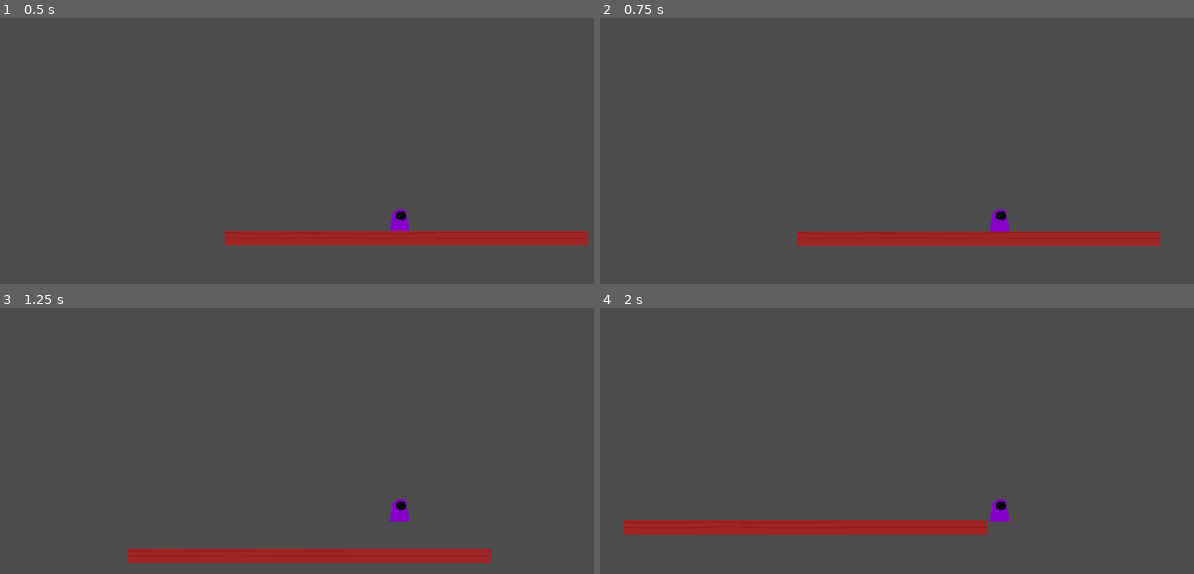
Above: before the commit, frames 1-4 (two rows, left to right).
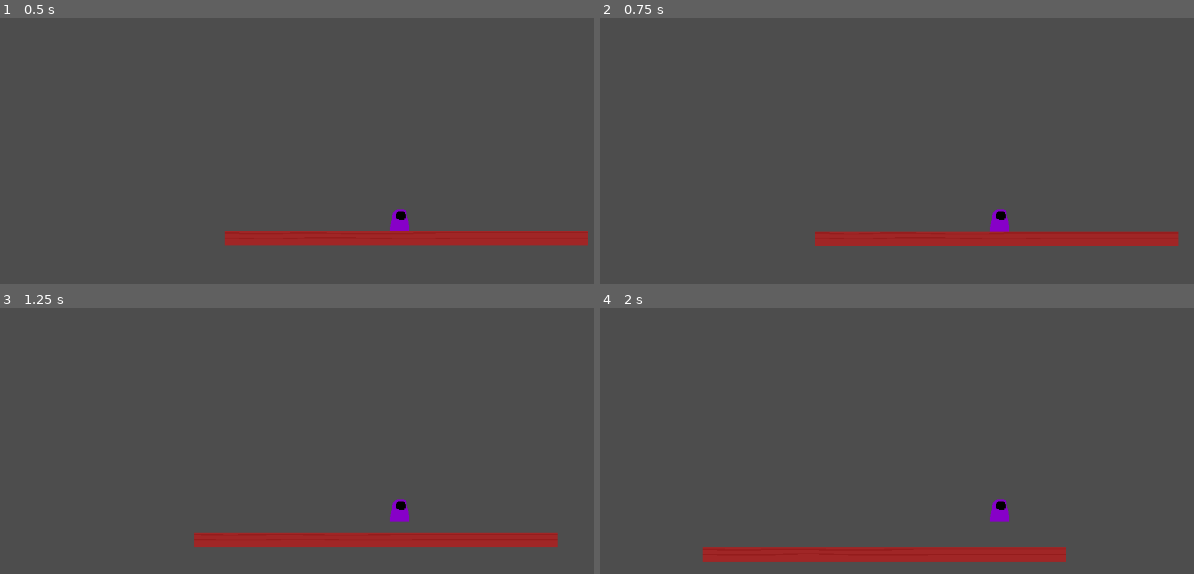
Above: after the commit, the same moments.

Repository: PeachPie413/rgdc-gamejam-2024
Game: Godot game, scene res://scenes/main.tscn
Two runs of this game, one before a commit and one after it. Both use one fixed random seed, a clock stepped at 60 frames per second and the inputs below.
Inputs (mouse positions are in pixels of both pictures, inside the frame that each line leads up to):
- Up to frame 1 (0.5 s): no input
- Up to frame 2 (0.75 s): move the mouse to (1176, 198) at 0.52 s; press the mouse at (1176, 198) at 0.53 s; hold D (move_right) from 0.53 s (still down)
- Up to frame 3 (1.25 s): keep holding D (move_right); tap Space (jump) at 0.77 s
- Up to frame 4 (2 s): keep holding D (move_right); move the mouse to (837, 534) at 1.27 s; release the mouse at (837, 534) at 1.28 s; click (837, 534) at 1.35 s; tap Space (jump) at 1.52 s

Frame 1 is identical in both runs. In frame 2, 0.3% of the frame differs, in the area x 33-98%, y 80-86%; in frame 3, 6.7%; in frame 4, 6.9%, in the area x 3-79%, y 79-96%.

Commit message:
added time dilation

Diff:
--- a/scenes/jamie_test_scene.tscn
+++ b/scenes/jamie_test_scene.tscn
@@ -15,6 +15,7 @@
 upwards_gravity = 200.0
 downwards_velocity = 400.0
 jump_force = 130.0
+time_dilation = 0.3
 
 [node name="ground" type="StaticBody2D" parent="."]
 position = Vector2(606, 392)
--- a/scripts/player_controller.gd
+++ b/scripts/player_controller.gd
@@ -6,15 +6,16 @@
 
 # maximum speed the player can fall (terminal velocity)
 @export var terminal_velocity: float
-
 # acceleration of the player when they are going up
 @export var upwards_gravity: float
-
 # acceleraton of the player when they are going down
 @export var downwards_velocity: float
 
 # how fast the player jumps up (their initial velocity)
 @export var jump_force: float
+
+# how much to slow time by when dashing
+@export var time_dilation: float
 
 
 
@@ -24,10 +25,16 @@
 	pass # Replace with function body.
 
 
+func _process(delta: float) -> void:
+	slow_time()
+
+
 # Called every frame. 'delta' is the elapsed time since the previous frame.
 func _physics_process(delta: float) -> void:
 	set_player_velocity(delta)
 	move_and_slide()
+
+
 
 
 # sets the velocity of the player
@@ -47,3 +54,13 @@
 	# jump
 	if Input.is_action_just_pressed("jump") and is_on_floor():
 		velocity.y = -jump_force
+
+
+
+
+# slows game time if input is pressed
+func slow_time() -> void:
+	if Input.is_action_pressed("dash"):
+		Engine.time_scale = time_dilation
+	else:
+		Engine.time_scale = 1
